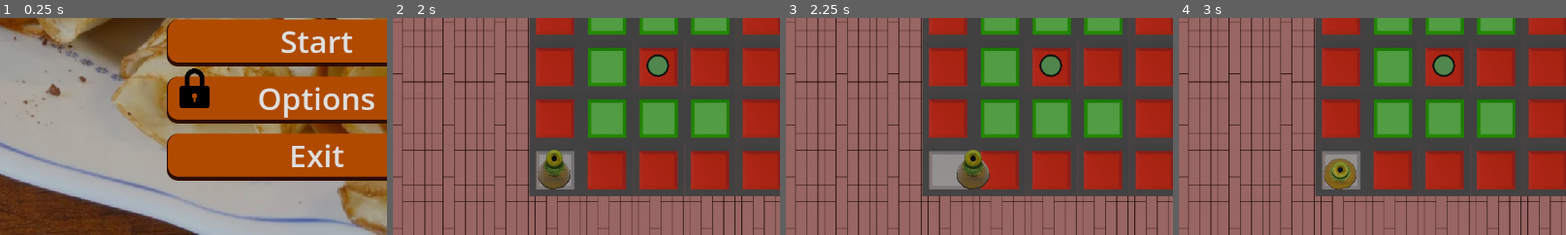
Above: before the commit, frames 1-4 (left to right).
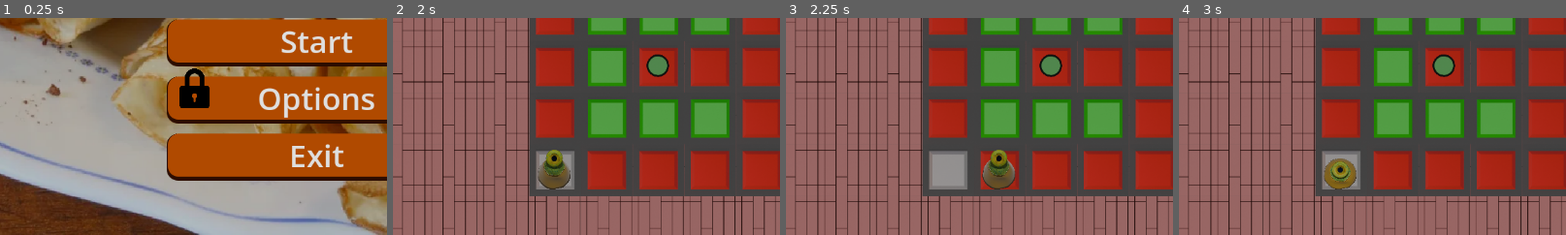
Above: after the commit, the same moments.

Repository: Crizomb/TrucMhajong
Game: Godot game, scene res://scenes/menus/main_menu.tscn
The game is run twice, just before and just after one commit, with the same random seed, the same clock (stepped at 60 frames per second) and the same inputs.
Inputs:
- Up to frame 1 (0.25 s): no input
- Up to frame 2 (2 s): click "Start" at 0.5 s; click "12" at 1.25 s
- Up to frame 3 (2.25 s): tap Enter at 2 s; hold D (Right) from 2.03 s (still down); tap K (MaSuperActionDeTest) at 2.1 s
- Up to frame 4 (3 s): tap R (Restart) at 2.75 s; release D (Right) at 2.78 s; hold S (Down) from 2.78 s (still down); tap Shift (ToggleCrouch) at 2.85 s
The pictures show only the part of the screen within x 9-59%, y 50-100%; the shares and areas given below are measured in that part.

Frames 1-2 are identical in both runs. In frame 3, 2.0% of the frame differs, in the area x 44-60%, y 60-80%; in frame 4, less than 0.1%.

Commit message:
Fix: ordre chelou niveau 12

Diff:
--- a/scenes/Niveaux/niveau12.tscn
+++ b/scenes/Niveaux/niveau12.tscn
@@ -51,13 +51,11 @@
 position = Vector2(-257, 243)
 rotation = 5.270164e-05
 
-[node name="Player" parent="Crepiere" unique_id=1962365068 instance=ExtResource("3_r8dqd")]
-position = Vector2(-505.97253, 522.0267)
-rotation = -5.270164e-05
-scale = Vector2(2, 2)
+[node name="Player" parent="." unique_id=1962365068 instance=ExtResource("3_r8dqd")]
+position = Vector2(-510.00003, 504)
 TileSize = 128
 
-[node name="sfx_movement" type="AudioStreamPlayer2D" parent="Crepiere/Player" unique_id=700157877]
+[node name="sfx_movement" type="AudioStreamPlayer2D" parent="Player" unique_id=700157877]
 position = Vector2(72, 40)
 stream = ExtResource("4_f2bgj")
 pitch_scale = 2.5
